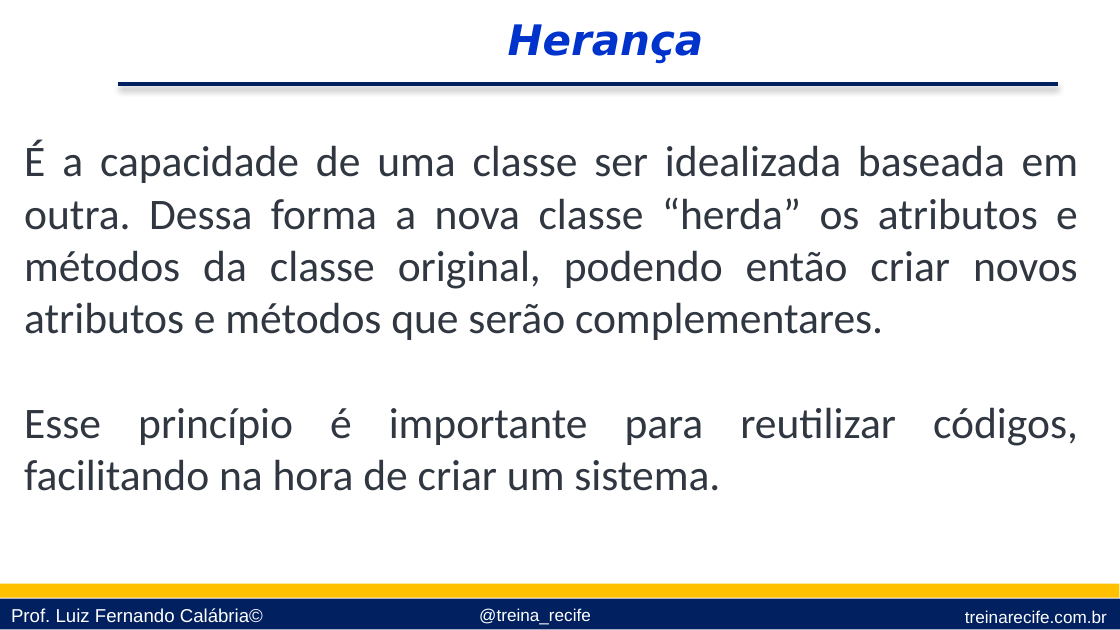
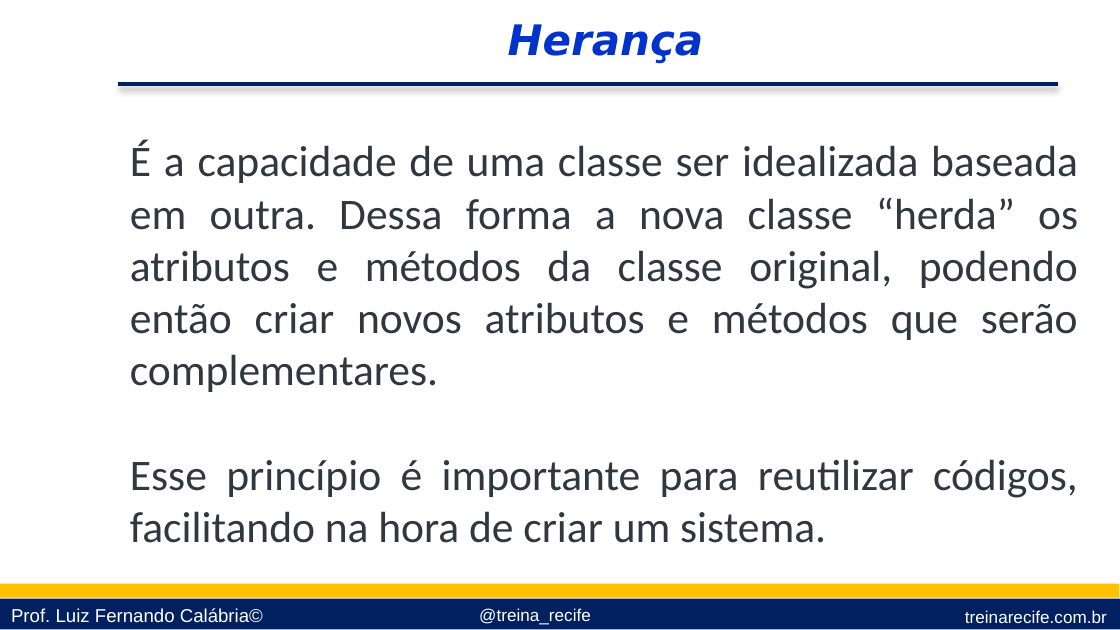
Before and after one commit to lfcalabria/pythonbasico, a slide deck: slide 8 of Apresentações/10 - Orientação a Objetos.pptx. Drawn at 1120x630 pixels with LibreOffice and Linux fonts; fonts in the diff are those of the drawing; background and template pictures are left out. Boxes give left, top, right and bottom in pixels: in the first picture for what was removed or moved away, otherwise in the second. Text is boxed around its words. In the diff, an @@ line names an element or a change of style, - is before the commit and + after.

```diff
--- a/Apresentações/10 - Orientação a Objetos.pptx
+++ b/Apresentações/10 - Orientação a Objetos.pptx
@@ text "É a capacidade de uma ..." rewrapped from (24, 140, 1078, 491) to (130, 140, 1078, 543) @@
```
Also in this commit, not shown: 12 other slides changed, 9 slides added.
